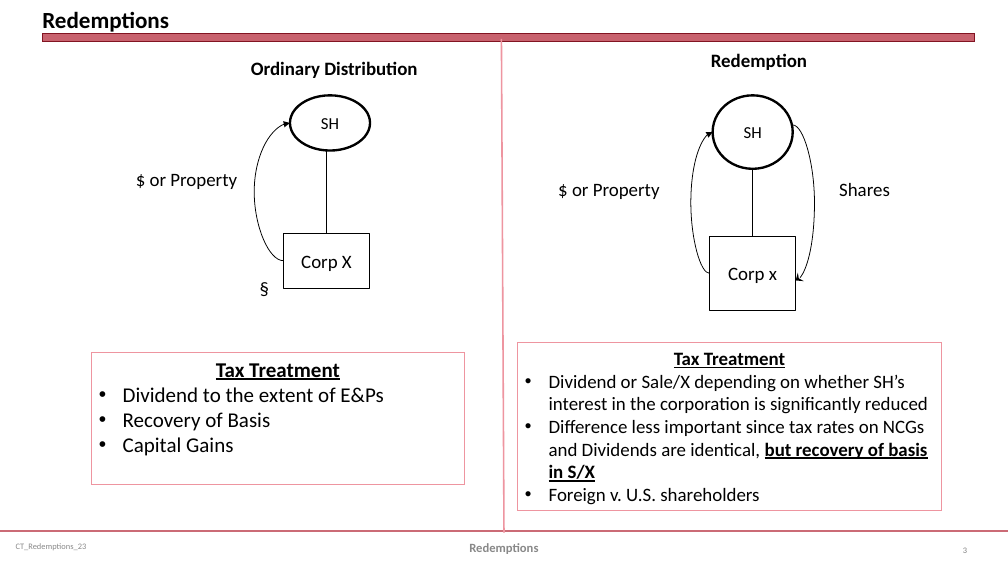
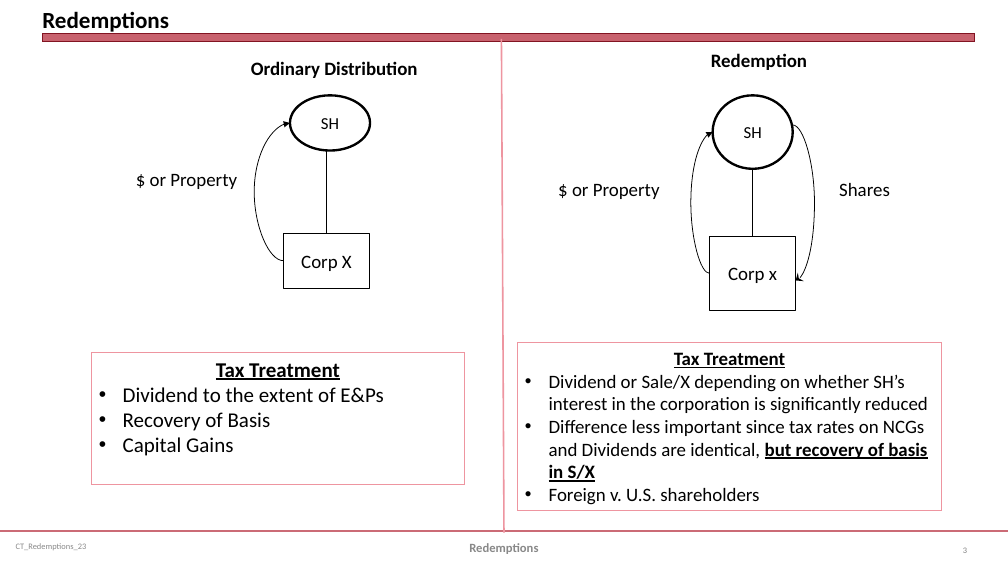
Before and after one commit to jmc877/Corporate-Tax, a slide deck: slide 3 of slides/CT_Redemptions_23.pptx. Drawn at 1008x567 pixels with LibreOffice and Linux fonts; fonts in the diff are those of the drawing. Boxes give left, top, right and bottom in pixels: in the first picture for what was removed or moved away, otherwise in the second. Text is boxed around its words. In the diff, an @@ line names an element or a change of style, - is before the commit and + after.

```diff
--- a/slides/CT_Redemptions_23.pptx
+++ b/slides/CT_Redemptions_23.pptx
@@ text removed at [253, 273, 757, 303] @@
-§
```
